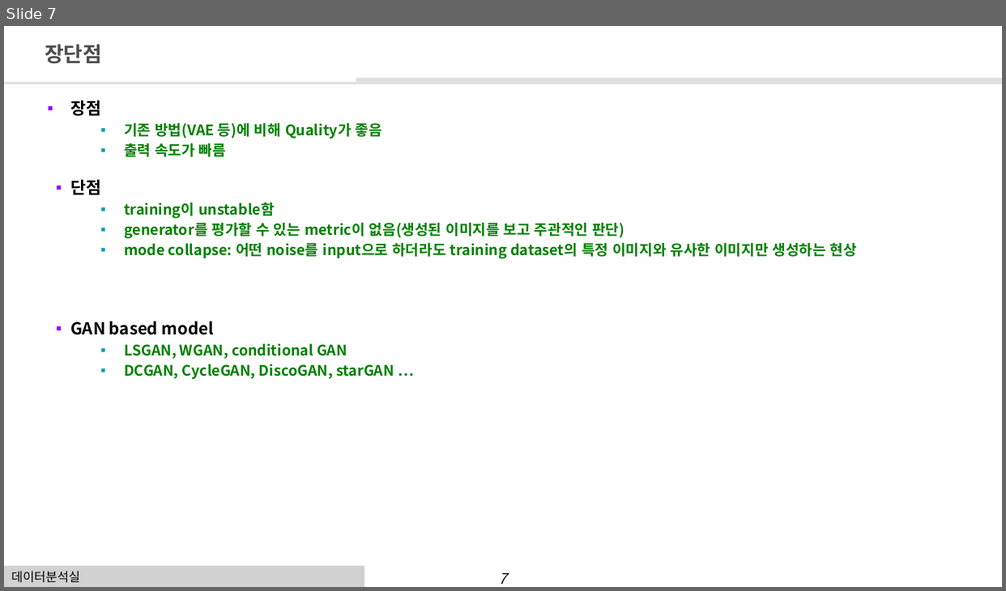
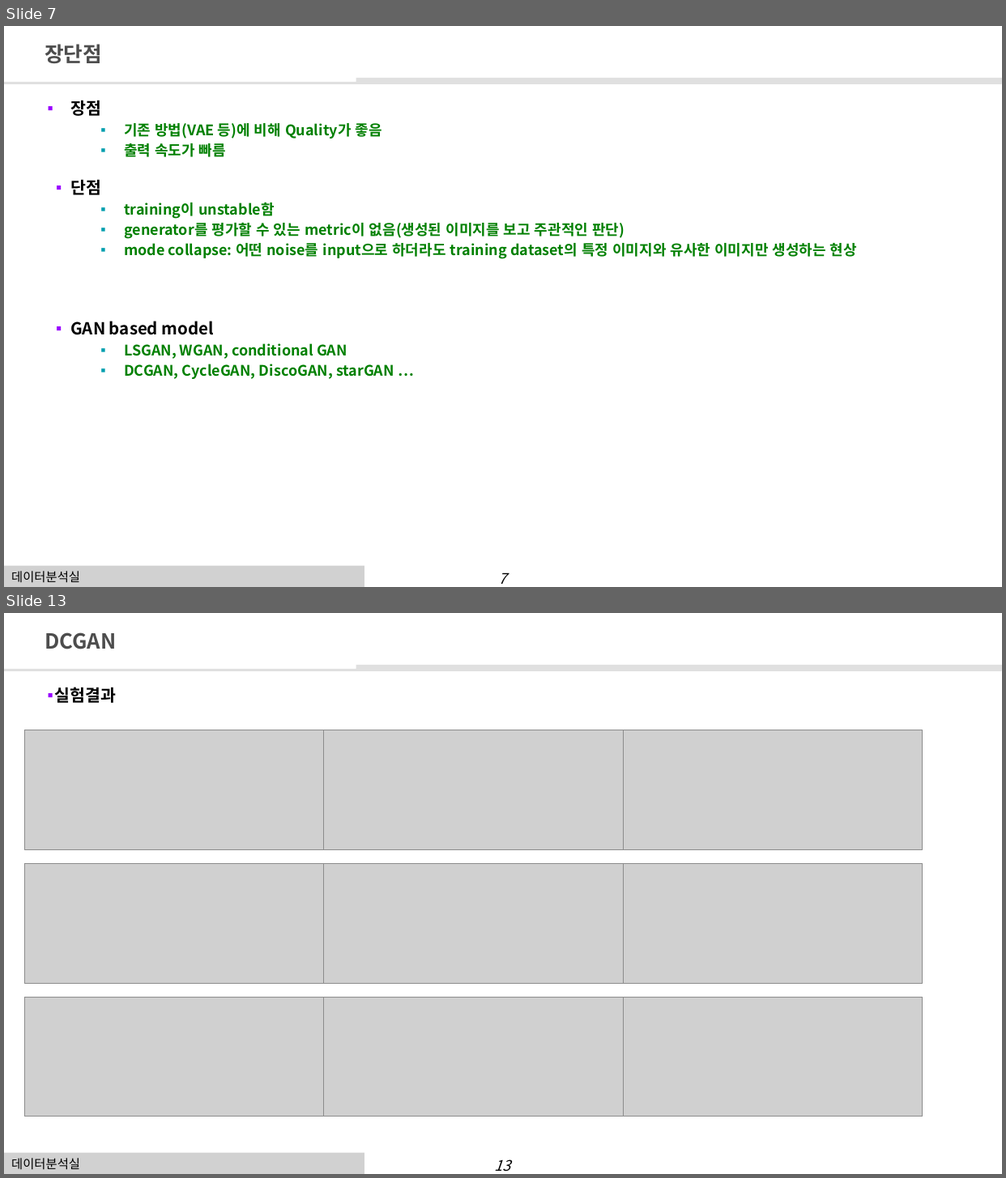
Before and after one commit to BeomSooKim/paper-summary, a slide deck: GAN.pptx. Shown one above the other, each under a label of ours: slide 7 before the commit, slides 7 and 13 after it; the slides between them are not shown. The pictures are 1006x591 and 1006x1178 pixels, drawn with LibreOffice and Linux fonts; fonts in the diff are those of the drawing; grey boxes stand for pictures; background and template pictures are left out. Boxes give left, top, right and bottom in pixels: in the first picture for what was removed or moved away, otherwise in the second. Text is boxed around its words. In the diff, an @@ line names an element or a change of style, - is before the commit and + after.

```diff
--- a/GAN.pptx
+++ b/GAN.pptx
@@ slide 13 added at box(4, 613, 1002, 1174), background #FFFFFF; not listed: 4 template elements that a slide beside it also shows @@
@@ title added at box(44, 632, 116, 649), 20 pt, text #4D4D4D, bold @@
+DCGAN
@@ text added at box(55, 687, 116, 703), 16 pt, text #000000, bold @@
+▪ 실험결과
@@ picture added at box(24, 730, 324, 850) @@
@@ picture added at box(324, 730, 623, 850) @@
@@ picture added at box(623, 730, 923, 850) @@
@@ picture added at box(24, 864, 324, 983) @@
@@ picture added at box(324, 864, 623, 983) @@
@@ picture added at box(623, 864, 923, 983) @@
@@ picture added at box(24, 997, 324, 1117) @@
@@ picture added at box(324, 997, 623, 1117) @@
@@ picture added at box(623, 997, 923, 1117) @@
```
Also in this commit, not shown: 2 slides changed, 4 other slides added.
